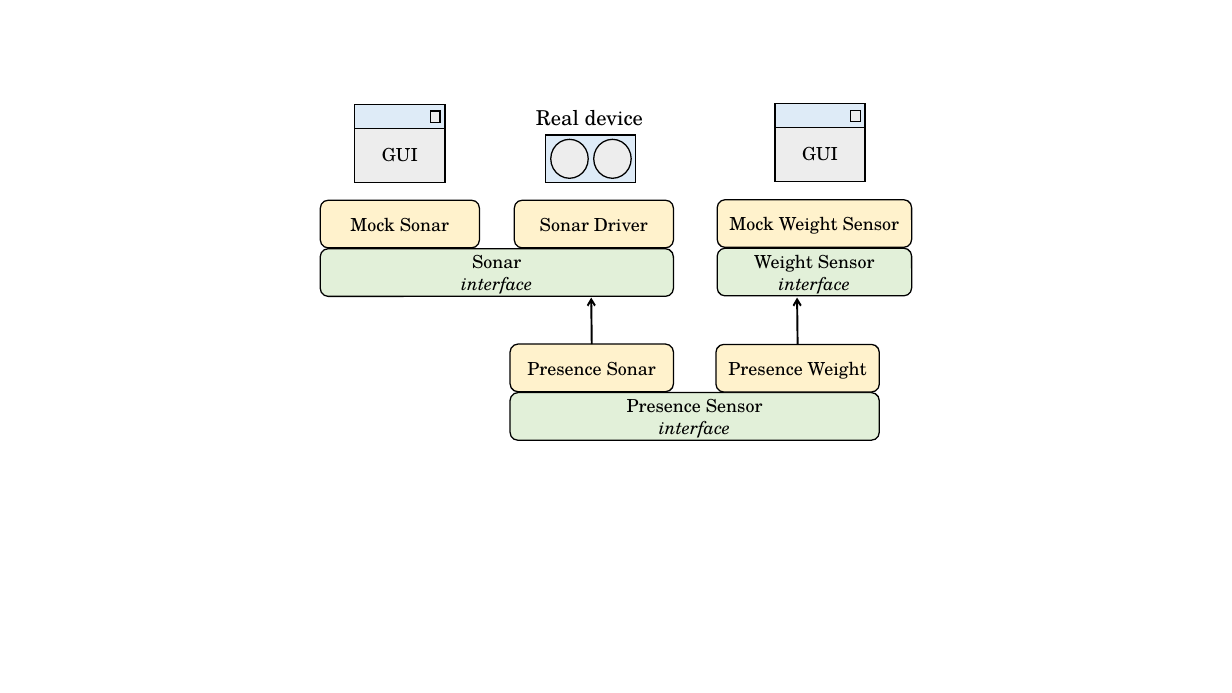
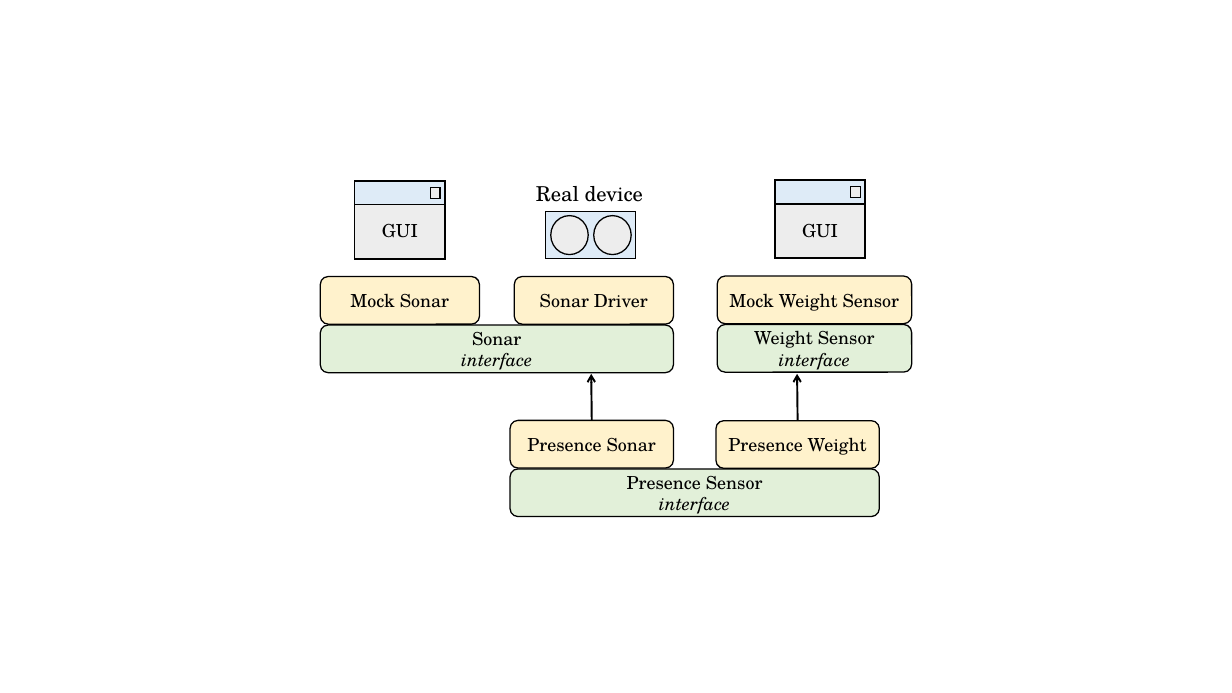
Before and after one commit to JackFantaz/FantazziniGiacomoIss, a slide deck: slide 1 of FinalTask/userDocs/img/final_task_schema.pptx. Drawn at 1232x693 pixels with LibreOffice and Linux fonts; fonts in the diff are those of the drawing. Boxes give left, top, right and bottom in pixels: in the first picture for what was removed or moved away, otherwise in the second. Text is boxed around its words. In the diff, an @@ line names an element or a change of style, - is before the commit and + after.

```diff
--- a/FinalTask/userDocs/img/final_task_schema.pptx
+++ b/FinalTask/userDocs/img/final_task_schema.pptx
@@ 8 rounded rectangles, 7 rectangles, 2 ellipses, 2 arrows, 1 text: place and size @@
-8 rounded rectangles, 7 rectangles, 2 ellipses, 2 arrows, 1 text at (321, 104, 911, 441)
+8 rounded rectangles, 7 rectangles, 2 ellipses, 2 arrows, 1 text at (321, 180, 911, 518)
```
Also in this commit, not shown: 3 other slides changed, 1 slide added, 2 slides removed, 1 other file.
